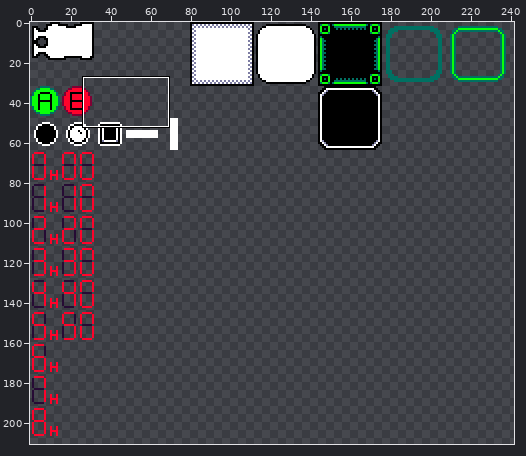
Edited in one commit: pixel-art file (textures/aseprite/UI.aseprite). Above: a wide view before the commit, with the close-up outlined.
Close-up. Earlier state:
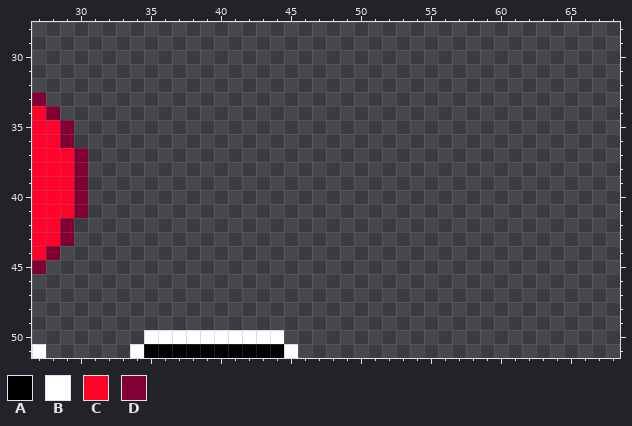
256x256 pixels, 1 frame. Shown: x 27..68, y 28..51. The wide view leaves out empty margins.
Palette (. is transparent): A #000000  B #ffffff  C #ff032b  D #800034
Pixels before, first column x 27:
33 D..................
34 CD.................
35 CCD................
36 CCD................
37 CCCD...............
38 CCCD...............
39 CCCD...............
40 CCCD...............
41 CCCD...............
42 CCD................
43 CCD................
44 CD.................
45 D..................
46 ...................
47 ...................
48 ...................
49 ...................
50 ........BBBBBBBBBB.
51 B......BAAAAAAAAAAB
And afterwards:
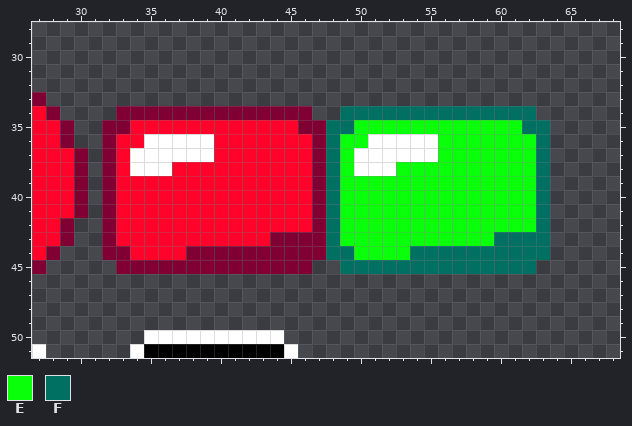
Colours new in this view: E #0aff0a  F #007062
Change:
Changed rows in their new state; - is an unchanged pixel.
first column x 32:
34 -DDDDDDDDDDDDDD--FFFFFFFFFFFFFF-
35 DDCCCCCCCCCCCCDDFFEEEEEEEEEEEEFF
36 DCCBBBBBCCCCCCCDFEEBBBBBEEEEEEEF
37 DCBBBBBBCCCCCCCDFEBBBBBBEEEEEEEF
38 DCBBBCCCCCCCCCCDFEBBBEEEEEEEEEEF
39 DCCCCCCCCCCCCCCDFEEEEEEEEEEEEEEF
40 DCCCCCCCCCCCCCCDFEEEEEEEEEEEEEEF
41 DCCCCCCCCCCCCCCDFEEEEEEEEEEEEEEF
42 DCCCCCCCCCCCCCCDFEEEEEEEEEEEEEEF
43 DCCCCCCCCCCCDDDDFEEEEEEEEEEEFFFF
44 DDCCCCDDDDDDDDDDFFEEEEFFFFFFFFFF
45 -DDDDDDDDDDDDDD--FFFFFFFFFFFFFF-
Where, in picture pixels (left, top, right, bottom), the same in both close-ups:
added: (102, 106, 550, 274)
